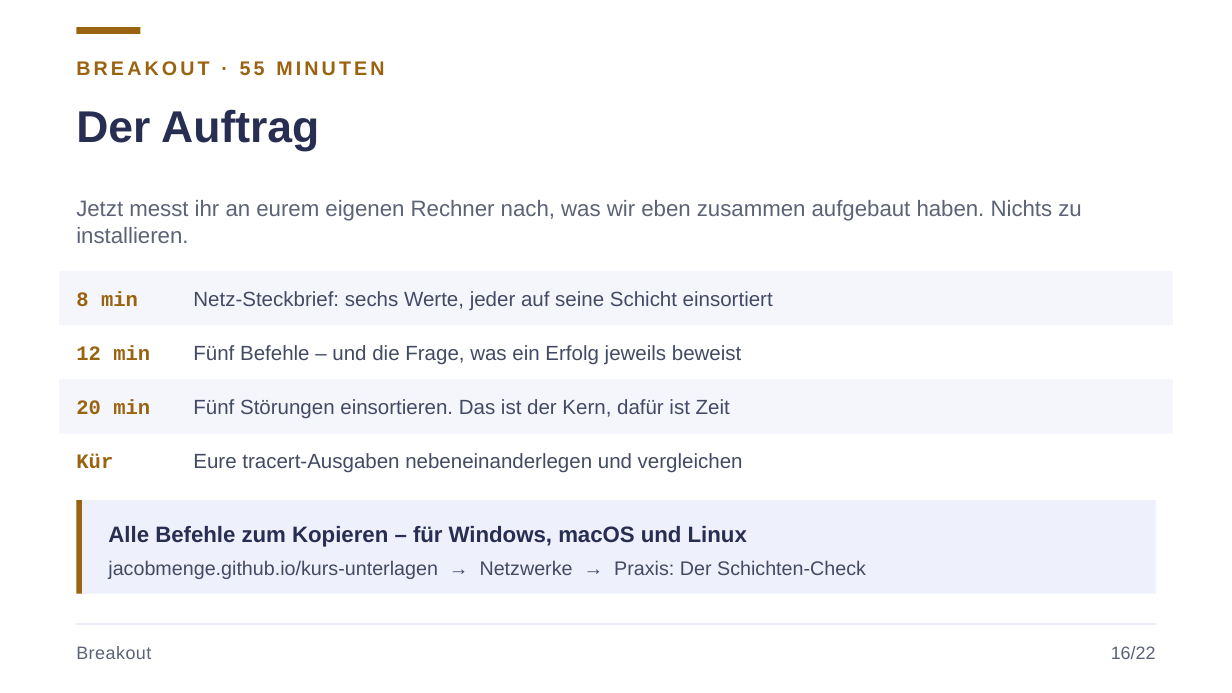
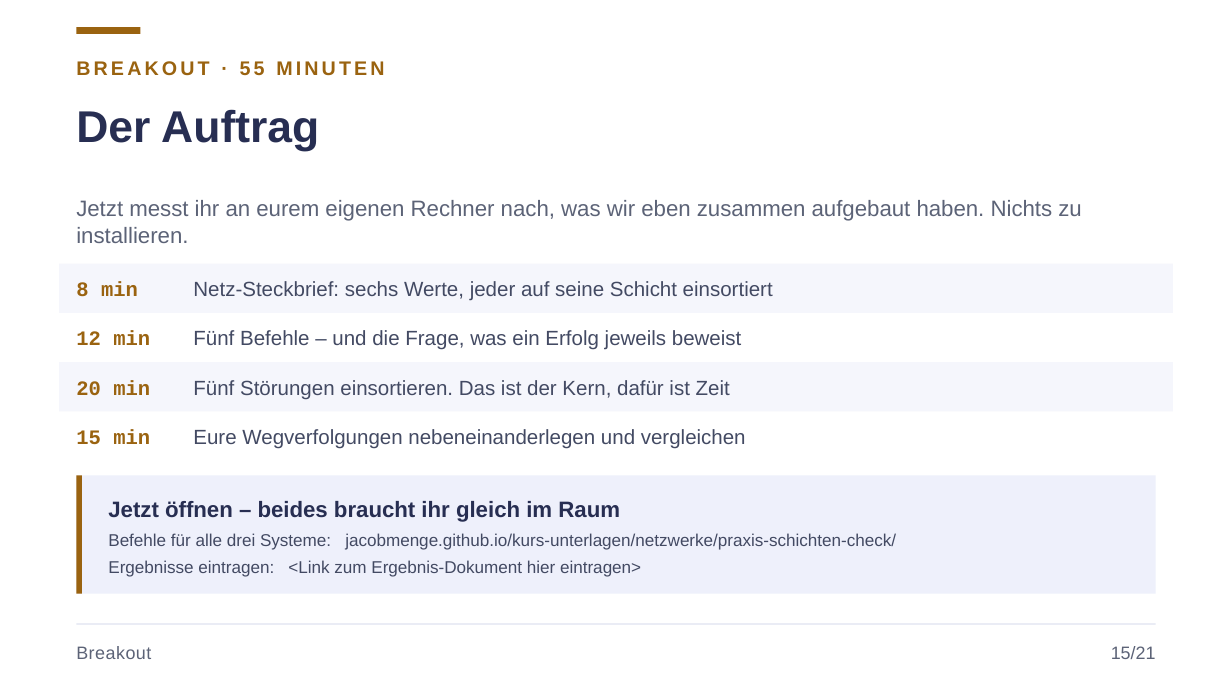
Before and after one commit to JacobMenge/kurs-unterlagen, a slide deck: slide 20 of folien/dist/01-netzwerke-grundlagen.pptx (slide 21 before the commit). Drawn at 1232x693 pixels with LibreOffice and Linux fonts; fonts in the diff are those of the drawing. Boxes give left, top, right and bottom in pixels: in the first picture for what was removed or moved away, otherwise in the second. Text is boxed around its words. In the diff, an @@ line names an element or a change of style, - is before the commit and + after.

Commit message:
netzwerke: diagnose-aussage vereinheitlicht, doppelte folie entfernt, links auf die auftragsfolie

```diff
--- a/folien/dist/01-netzwerke-grundlagen.pptx
+++ b/folien/dist/01-netzwerke-grundlagen.pptx
@@ rectangle: place and size @@
-rectangle at (59,271,1173,325)
+rectangle at (59,264,1173,313)
@@ text "8 min": place and size @@
-text "8 min" at (76,291,138,306)
+text "8 min" at (76,281,138,296)
@@ text "Netz-Steckbrief: sechs Werte, jeder auf ...": place and size @@
-text "Netz-Steckbrief: sechs Werte, jeder auf ..." at (193,291,773,311)
+text "Netz-Steckbrief: sechs Werte, jeder auf ..." at (193,281,773,301)
@@ text "12 min": place and size @@
-text "12 min" at (76,345,150,360)
+text "12 min" at (76,331,150,345)
@@ text "Fünf Befehle – und die ...": place and size @@
-text "Fünf Befehle – und die ..." at (193,345,741,365)
+text "Fünf Befehle – und die ..." at (193,330,741,350)
@@ rectangle: place and size @@
-rectangle at (59,379,1173,434)
+rectangle at (59,362,1173,411)
@@ text "20 min": place and size @@
-text "20 min" at (76,400,150,415)
+text "20 min" at (76,380,150,396)
@@ text "Fünf Störungen einsortieren. Das ist ...": place and size @@
-text "Fünf Störungen einsortieren. Das ist ..." at (193,399,730,419)
+text "Fünf Störungen einsortieren. Das ist ..." at (193,380,730,399)
@@ text at (76,429,150,445): text changed @@
-Kür
+15 min
@@ text at (193,429,746,449): text changed @@
-Eure tracert-Ausgaben nebeneinanderlegen und vergleichen
+Eure Wegverfolgungen nebeneinanderlegen und vergleichen
@@ rectangle: place and size @@
-rectangle at (76,500,1156,594)
+rectangle at (76,476,1156,594)
@@ rectangle: place and size @@
-rectangle at (76,500,81,594)
+rectangle at (76,476,81,594)
@@ text at (108,501,620,522): text changed @@
-Alle Befehle zum Kopieren – für Windows, macOS und Linux
+Jetzt öffnen – beides braucht ihr gleich im Raum
@@ text at (108,533,896,577): text changed; size 11.5 to 10 pt @@
-jacobmenge.github.io/kurs-unterlagen → Netzwerke → Praxis: Der Schichten-Check
+Befehle für alle drei Systeme: jacobmenge.github.io/kurs-unterlagen/netzwerke/praxis-schichten-check/
+Ergebnisse eintragen: <Link zum Ergebnis-Dokument hier eintragen>
@@ text at (1111,646,1156,659): text changed @@
-16/22
+15/21
```
Also in this commit, not shown: 20 other slides changed, 1 slide removed, 4 other files.
